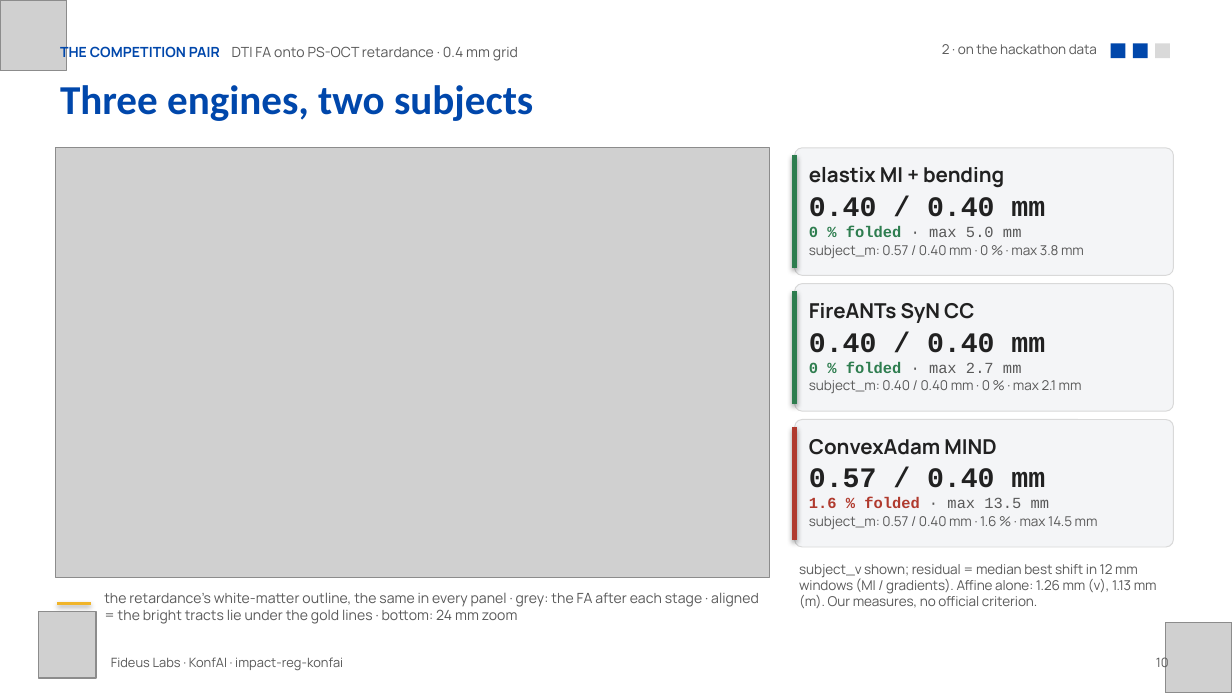
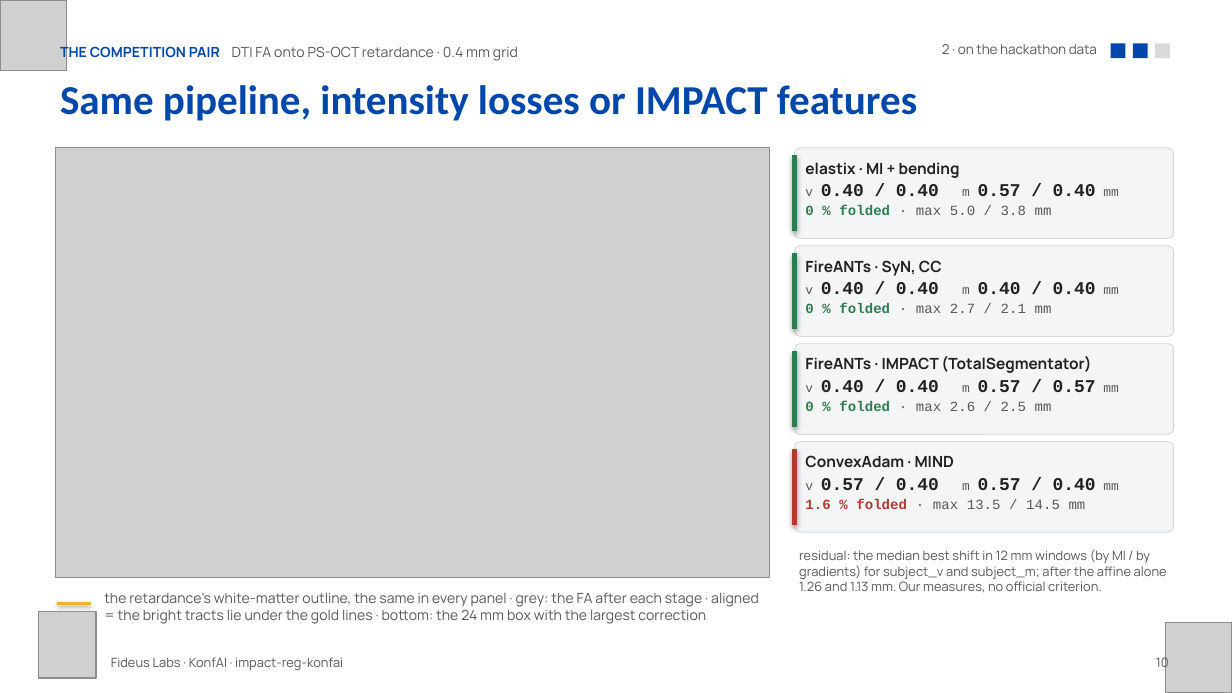
Before and after one commit to fideus-labs/impact-reg-ooc-demo, a slide deck: slide 10 of talk/KonfAI_registration_5min.pptx. Drawn at 1232x693 pixels with LibreOffice and Linux fonts; fonts in the diff are those of the drawing; grey boxes stand for pictures. Boxes give left, top, right and bottom in pixels: in the first picture for what was removed or moved away, otherwise in the second. Text is boxed around its words. In the diff, an @@ line names an element or a change of style, - is before the commit and + after.

Commit message:
Competition pair: FireANTs with IMPACT features in the figure and the table; the zoom where the correction is largest

```diff
--- a/talk/KonfAI_registration_5min.pptx
+++ b/talk/KonfAI_registration_5min.pptx
@@ text at <box>60,85,917,121</box>: text changed @@
-Three engines, two subjects
+Same pipeline, intensity losses or IMPACT features
@@ rounded rectangle "elastix · MI + bending": place and size @@
-rounded rectangle "elastix · MI + bending" at <box>795,148,1173,275</box>
+rounded rectangle "elastix · MI + bending" at <box>795,148,1173,238</box>
@@ line moved from (795, 155) - (795, 267) to (795, 155) - (795, 232) @@
@@ text in rounded rectangle at <box>805,162,1118,215</box>: text changed; size 7.9 to 8.2 pt; font Manrope to Courier New; text colour #595959 to #212121; bold on @@
-elastix MI + bending
-0.40 / 0.40 mm
-0 % folded · max 5.0 mm
-subject_m: 0.57 / 0.40 mm · 0 % · max 3.8 mm
+elastix · MI + bending
+v 0.40 / 0.40 m 0.57 / 0.40 mm
+0 % folded · max 5.0 / 3.8 mm
@@ rounded rectangle "FireANTs · SyN, CC": place and size @@
-rounded rectangle "FireANTs · SyN, CC" at <box>795,283,1173,410</box>
+rounded rectangle "FireANTs · SyN, CC" at <box>795,246,1173,336</box>
@@ line moved from (795, 291) - (795, 404) to (795, 254) - (795, 329) @@
@@ text in rounded rectangle at <box>805,260,1118,313</box>: text changed; size 7.9 to 8.2 pt; font Manrope to Courier New; text colour #595959 to #212121; bold on @@
-FireANTs SyN CC
-0.40 / 0.40 mm
-0 % folded · max 2.7 mm
-subject_m: 0.40 / 0.40 mm · 0 % · max 2.1 mm
+FireANTs · SyN, CC
+v 0.40 / 0.40 m 0.40 / 0.40 mm
+0 % folded · max 2.7 / 2.1 mm
@@ rounded rectangle "FireANTs · IMPACT (TotalSegmentator)": place and size @@
-rounded rectangle "FireANTs · IMPACT (TotalSegmentator)" at <box>795,419,1173,546</box>
+rounded rectangle "FireANTs · IMPACT (TotalSegmentator)" at <box>795,344,1173,434</box>
@@ line added from (795, 351) to (795, 426), #2E7D4F 3 pt @@
@@ text in rounded rectangle at <box>805,356,1118,411</box>: text changed; size 7.9 to 9 pt; font Manrope to Courier New; text colour #595959 to #212121; bold on @@
-ConvexAdam MIND
-0.57 / 0.40 mm
-1.6 % folded · max 13.5 mm
-subject_m: 0.57 / 0.40 mm · 1.6 % · max 14.5 mm
+FireANTs · IMPACT (TotalSegmentator)
+v 0.40 / 0.40 m 0.57 / 0.57 mm
+0 % folded · max 2.6 / 2.5 mm
@@ rounded rectangle added at <box>795,441,1173,531</box>, fill #F4F5F7, outline #D9D9D9 0.56 pt, 8.2 pt, text #212121, bold @@
+ConvexAdam · MIND
+v 0.57 / 0.40 m 0.57 / 0.40 mm
+1.6 % folded · max 13.5 / 14.5 mm
@@ line moved from (795, 426) - (795, 540) to (795, 450) - (795, 525) @@
@@ text at <box>799,549,1167,592</box>: text changed; size 7.9 to 7.5 pt @@
-subject_v shown; residual = median best shift in 12 mm windows (MI / gradients). Affine alone: 1.26 mm (v), 1.13 mm (m). Our measures, no official criterion.
+residual: the median best shift in 12 mm windows (by MI / by gradients) for subject_v and subject_m; after the affine alone 1.26 and 1.13 mm. Our measures, no official criterion.
@@ text at <box>104,592,759,624</box>: text changed @@
-the retardance's white-matter outline, the same in every panel · grey: the FA after each stage · aligned = the bright tracts lie under the gold lines · bottom: 24 mm zoom
+the retardance's white-matter outline, the same in every panel · grey: the FA after each stage · aligned = the bright tracts lie under the gold lines · bottom: the 24 mm box with the largest correction
```
Also in this commit, not shown: 2 other files.
